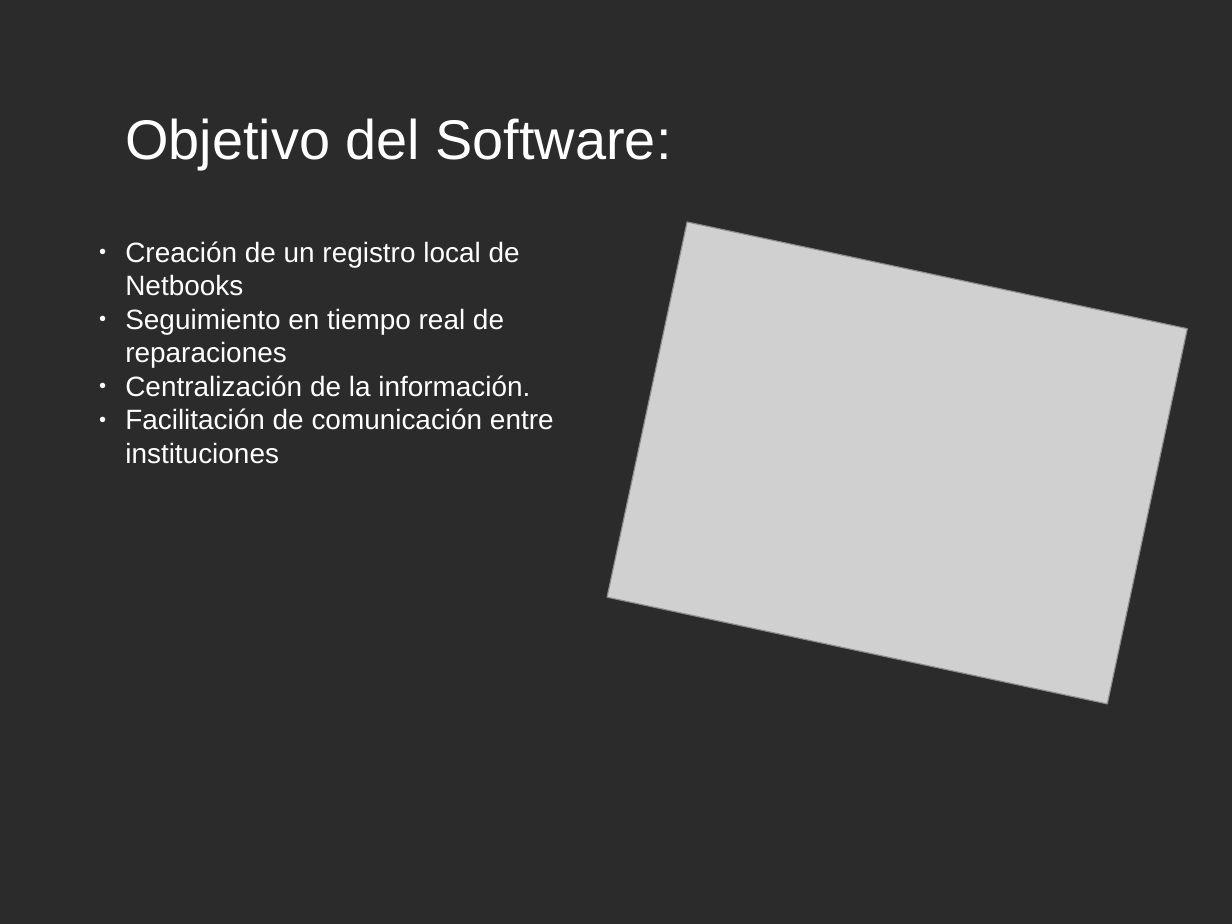
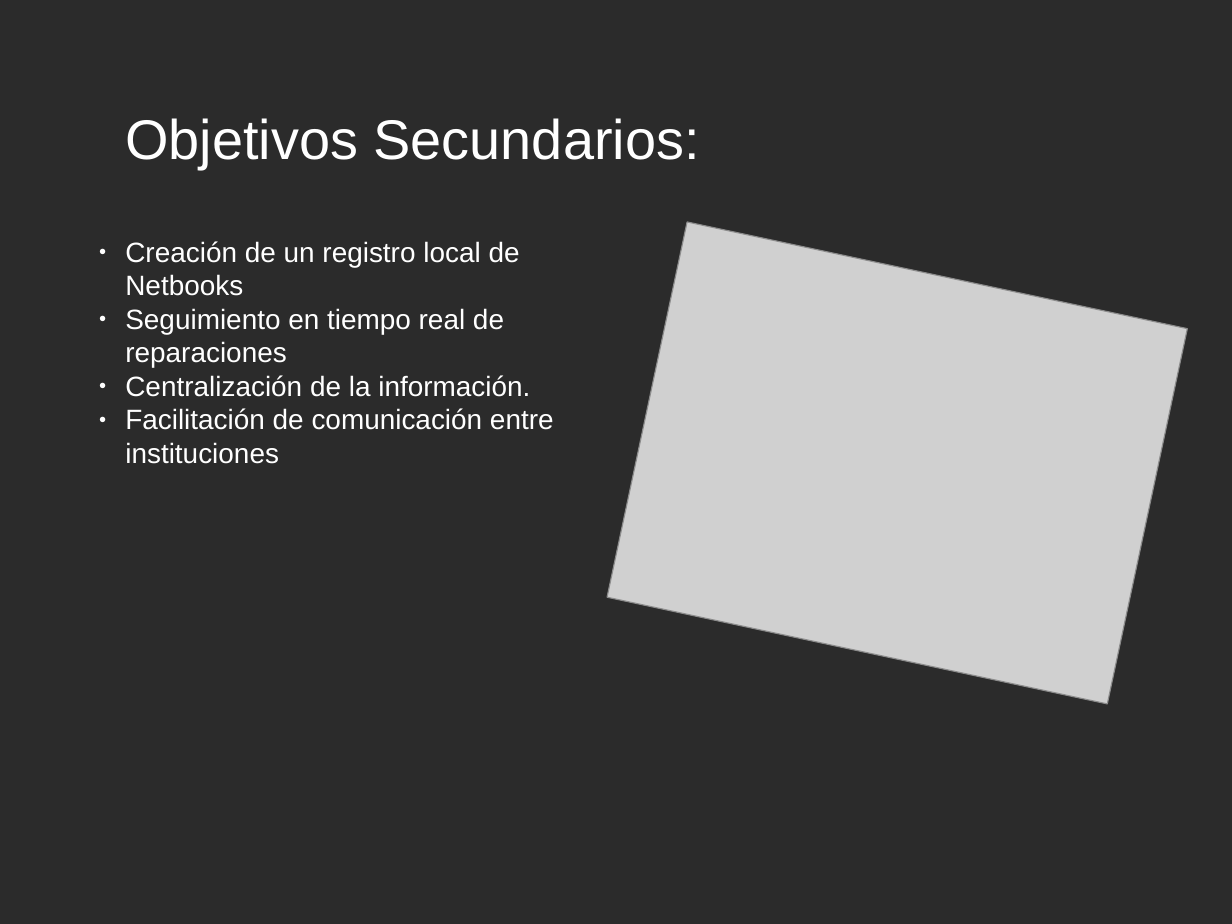
Before and after one commit to Estudiantina/Estudiantina, a slide deck: slide 4 of documentacion/presentacion/presentacion.odp. Drawn at 1232x924 pixels with LibreOffice and Linux fonts; fonts in the diff are those of the drawing; grey boxes stand for pictures; background and template pictures are left out; a plain dark background stands for a picture behind light text. Boxes give left, top, right and bottom in pixels: in the first picture for what was removed or moved away, otherwise in the second. Text is boxed around its words. In the diff, an @@ line names an element or a change of style, - is before the commit and + after.

```diff
--- a/documentacion/presentacion/presentacion.odp
+++ b/documentacion/presentacion/presentacion.odp
@@ text at (125,118,700,169): text changed @@
-Objetivo del Software:
+Objetivos Secundarios:
```
Also in this commit, not shown: 4 other slides changed.
